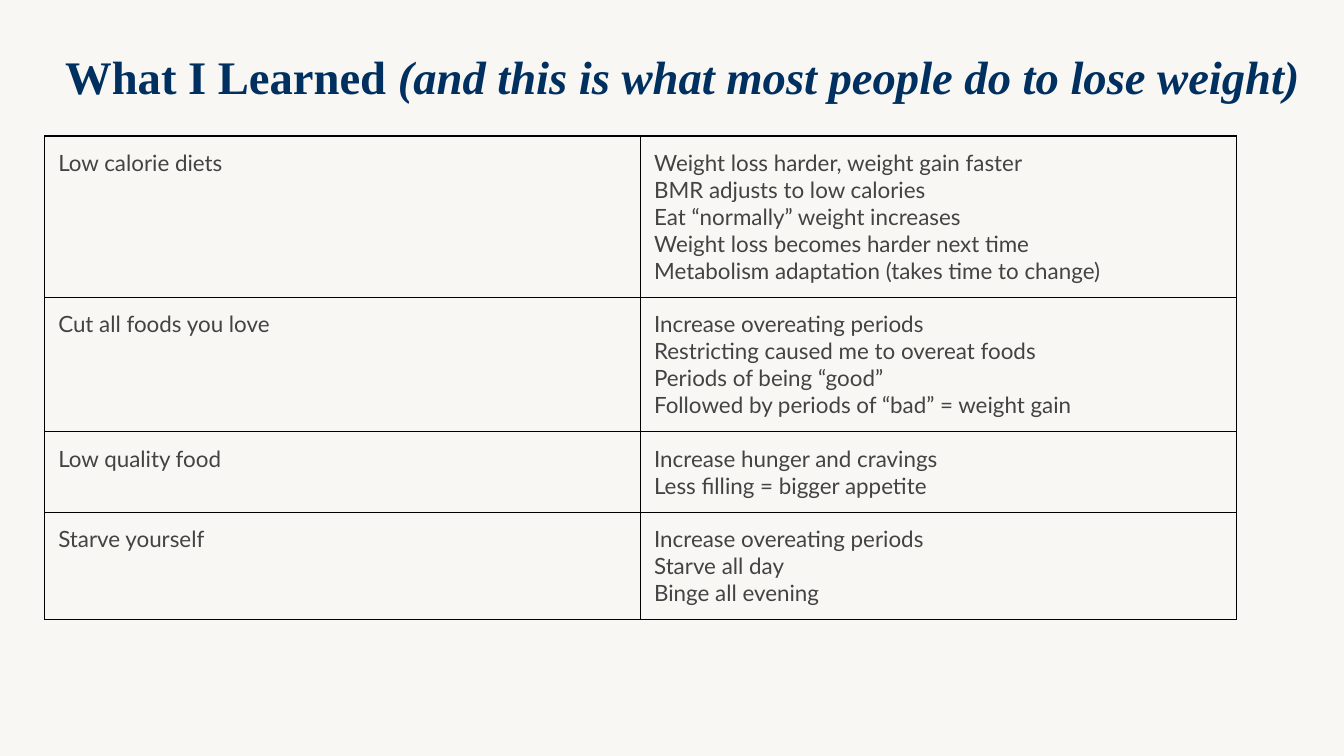
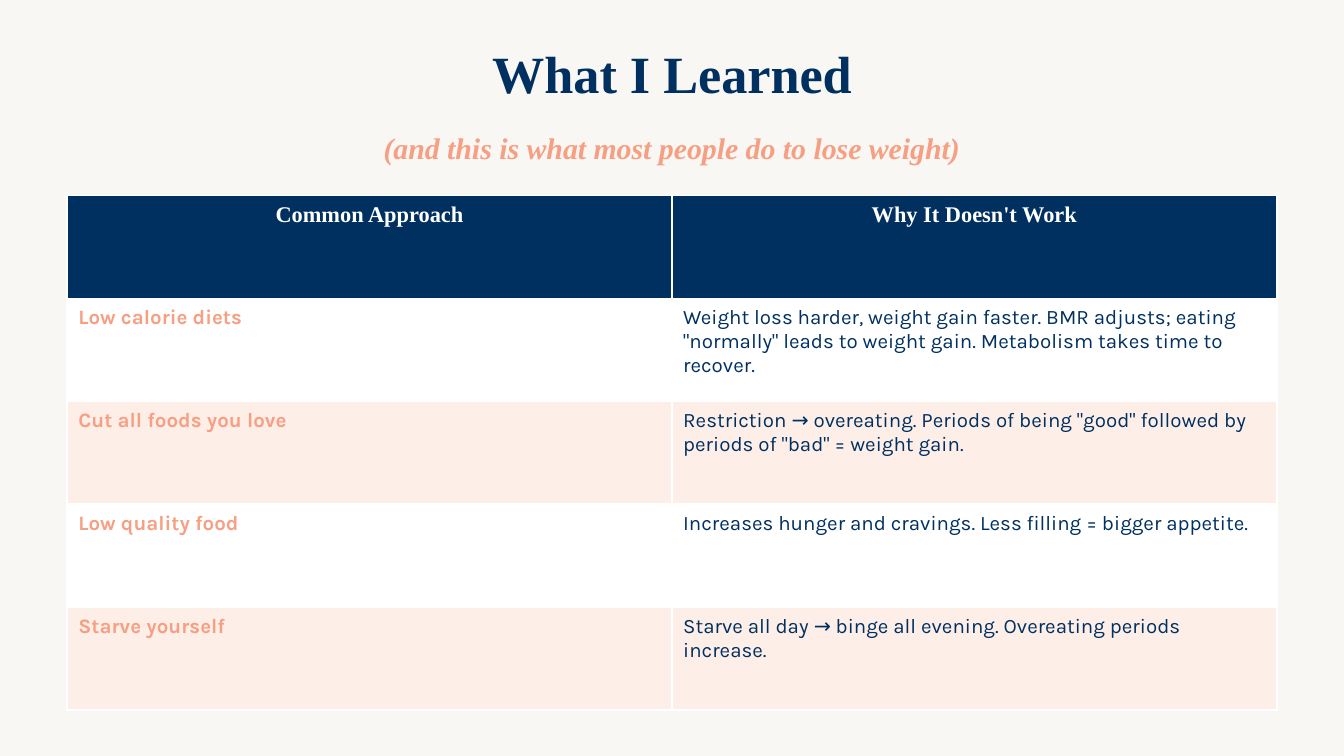
Before and after one commit to WeAreWLA/21-day-reset, a slide deck: slide 5 of decks/Day 5 - Free 5 Day Reset/Day 5 - Free 5 Day Reset.pptx. Drawn at 1344x756 pixels with LibreOffice and Linux fonts; fonts in the diff are those of the drawing. Boxes give left, top, right and bottom in pixels: in the first picture for what was removed or moved away, otherwise in the second. Text is boxed around its words. In the diff, an @@ line names an element or a change of style, - is before the commit and + after.

```diff
--- a/decks/Day 5 - Free 5 Day Reset/Day 5 - Free 5 Day Reset.pptx
+++ b/decks/Day 5 - Free 5 Day Reset/Day 5 - Free 5 Day Reset.pptx
@@ text "What I Learned" at [492,56,851,94]: vertical alignment middle to top @@
@@ text at [492,56,851,94]: text changed; size 25 to 28 pt; italic off @@
-What I Learned (and this is what most people do to lose weight)
+What I Learned
@@ text added at [384,138,960,165], 16 pt, text #F79F83, bold, italic @@
+(and this is what most people do to lose weight)
@@ table at [67,195,1277,710] @@
-row 1: Low calorie diets | Weight loss harder, weight gain faster BMR adjusts to low calories / Eat “normally” weight increases / Weight loss becomes harder next time / Metabolism adaptation (takes time to change)
-row 2: Cut all foods you love | Increase overeating periods / Restricting caused me to overeat foods / Periods of being “good” / Followed by periods of “bad” = weight gain
-row 3: Low quality food | Increase hunger and cravings / Less filling = bigger appetite
-row 4: Starve yourself | Increase overeating periods / Starve all day / Binge all evening
+row 1: Common Approach | Why It Doesn't Work
+row 2: Low calorie diets | Weight loss harder, weight gain faster. BMR adjusts; eating "normally" leads to weight gain. Metabolism takes time to recover.
+row 3: Cut all foods you love | Restriction → overeating. Periods of being "good" followed by periods of "bad" = weight gain.
+row 4: Low quality food | Increases hunger and cravings. Less filling = bigger appetite.
+row 5: Starve yourself | Starve all day → binge all evening. Overeating periods increase.
@@ table: place and size @@
-table at [44,136,1235,609]
+table at [67,195,1277,710]
```
Also in this commit, not shown: 25 other slides changed.
